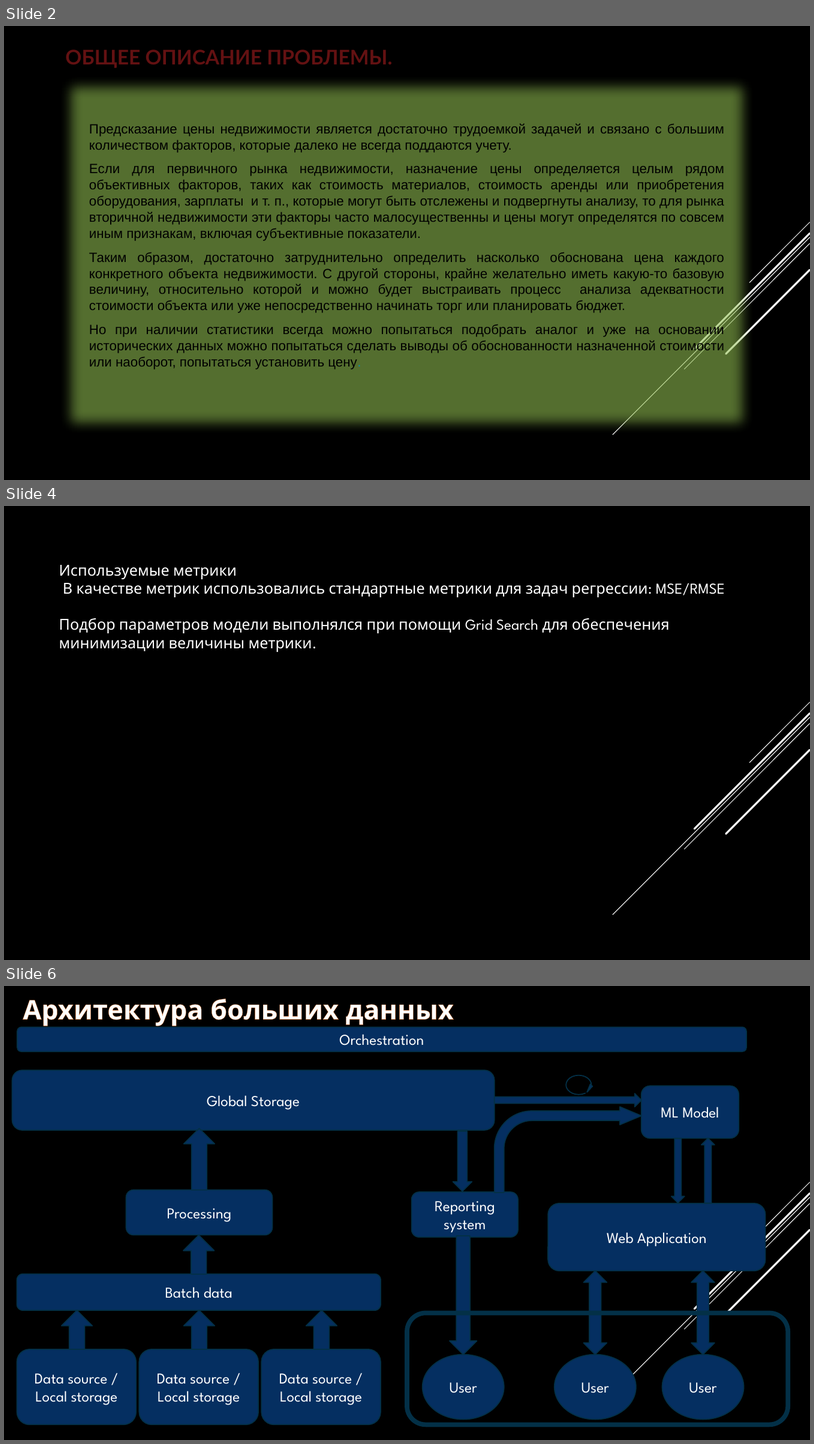
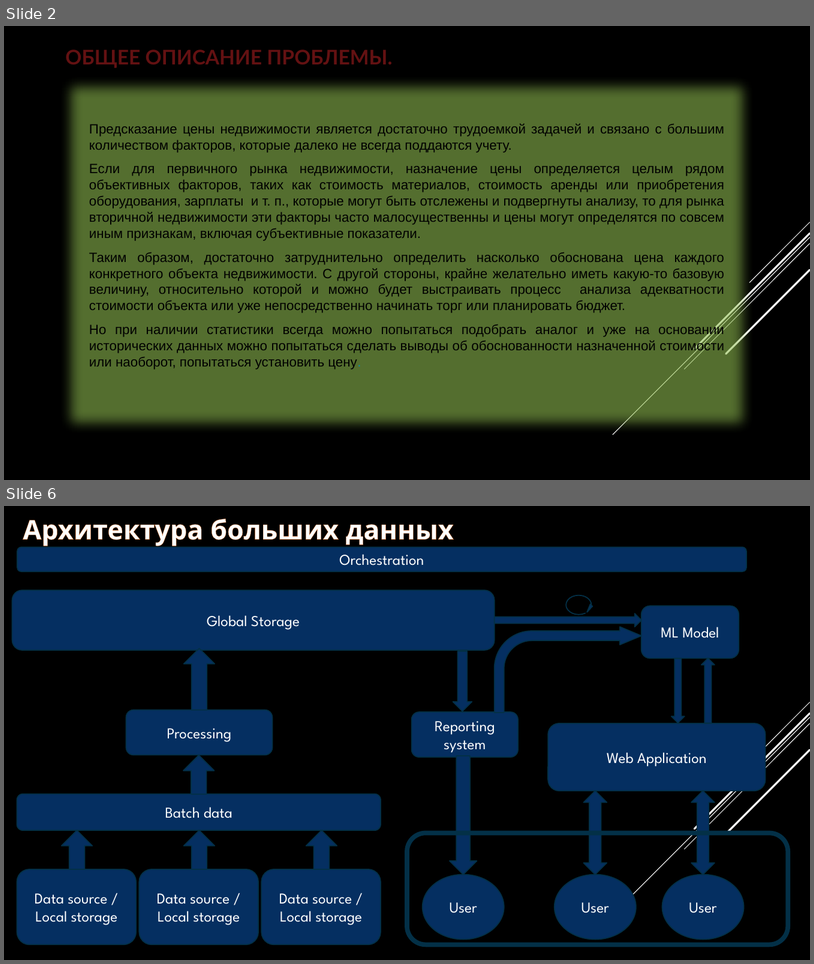
Before and after one commit to fandom170/GB_Final, a slide deck: Final_project_presentation.pptx. Shown one above the other, each under a label of ours: slides 2, 4 and 6 before the commit, slides 2 and 6 after it; the slides between them are not shown. The pictures are 814x1444 and 814x964 pixels, drawn with LibreOffice and Linux fonts; fonts in the diff are those of the drawing; background and template pictures are left out. Boxes give left, top, right and bottom in pixels: in the first picture for what was removed or moved away, otherwise in the second. Text is boxed around its words. In the diff, an @@ line names an element or a change of style, - is before the commit and + after.

```diff
--- a/Final_project_presentation.pptx
+++ b/Final_project_presentation.pptx
@@ slide 4 removed at (x1=4, y1=506, x2=810, y2=960), background picture (left out); not listed: 5 template elements that a slide beside it also shows @@
@@ text removed at (x1=59, y1=565, x2=725, y2=652) @@
-Используемые метрики
-В качестве метрик использовались стандартные метрики для задач регрессии: MSE/RMSE
-Подбор параметров модели выполнялся при помощи Grid Search для обеспечения минимизации величины метрики.
```
Also in this commit, not shown: 2 slides changed, 2 slides added, 1 other slide removed.
